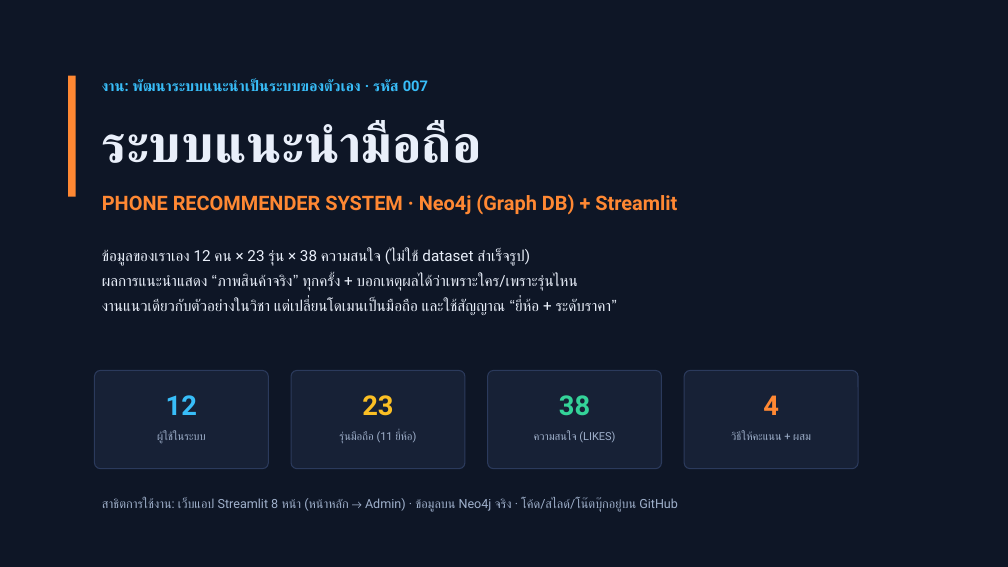
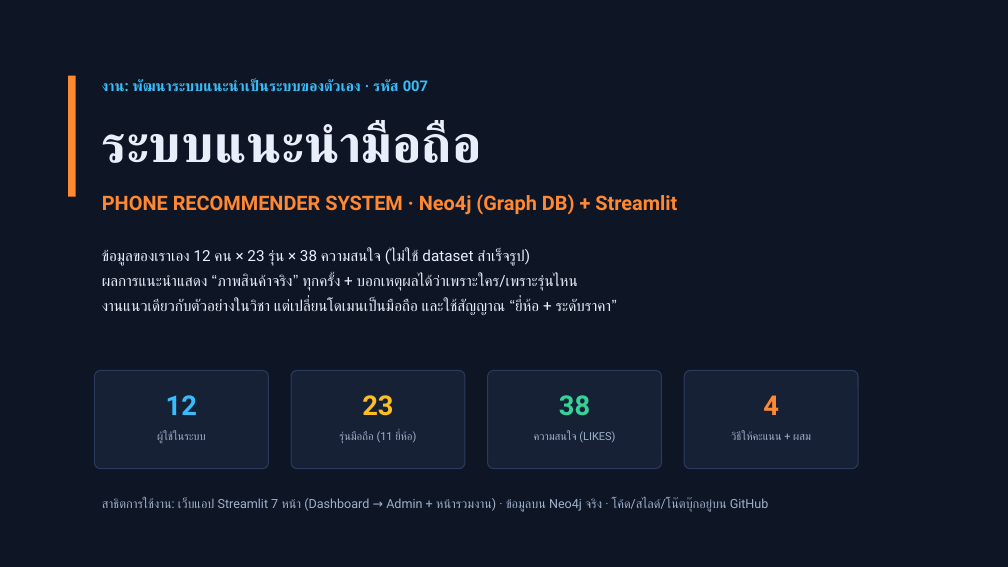
Before and after one commit to Nasak16/phone-recommender, a slide deck: slide 1 of slides/นำเสนอระบบแนะนำมือถือ_007.pptx. Drawn at 1008x567 pixels with LibreOffice and Linux fonts; fonts in the diff are those of the drawing. Boxes give left, top, right and bottom in pixels: in the first picture for what was removed or moved away, otherwise in the second. Text is boxed around its words. In the diff, an @@ line names an element or a change of style, - is before the commit and + after.

Commit message:
ลบหน้า 'หน้าหลัก (Home)' ตามที่พี่สั่ง — กลับไปเปิดที่ Dashboard (เมนู 7 รายการเหมือนเดิม)
- app.py: ลบหน้า Home + การนำทางด้วย nav_override/?page= + ค่าคงที่ที่ไม่ได้ใช้ กลับเป็น radio เมนู 7 รายการ และเปิดมาที่ Dashboard
- scripts/README/สไลด์ 9 อัปเดตกลับเป็น 7 หน้า + export PDF/PNG ใหม่ + ลบภาพ app_home.png ออก
- ตรวจ: shots6 ผ่านครบ 7 หน้า ไม่มี error

```diff
--- a/slides/นำเสนอระบบแนะนำมือถือ_007.pptx
+++ b/slides/นำเสนอระบบแนะนำมือถือ_007.pptx
@@ text at (102, 498, 769, 512): text changed @@
-สาธิตการใช้งาน: เว็บแอป Streamlit 8 หน้า (หน้าหลัก → Admin) · ข้อมูลบน Neo4j จริง · โค้ด/สไลด์/โน๊ตบุ๊กอยู่บน GitHub
+สาธิตการใช้งาน: เว็บแอป Streamlit 7 หน้า (Dashboard → Admin + หน้ารวมงาน) · ข้อมูลบน Neo4j จริง · โค้ด/สไลด์/โน๊ตบุ๊กอยู่บน GitHub
```
Also in this commit, not shown: 1 other slide changed, 26 other files.
